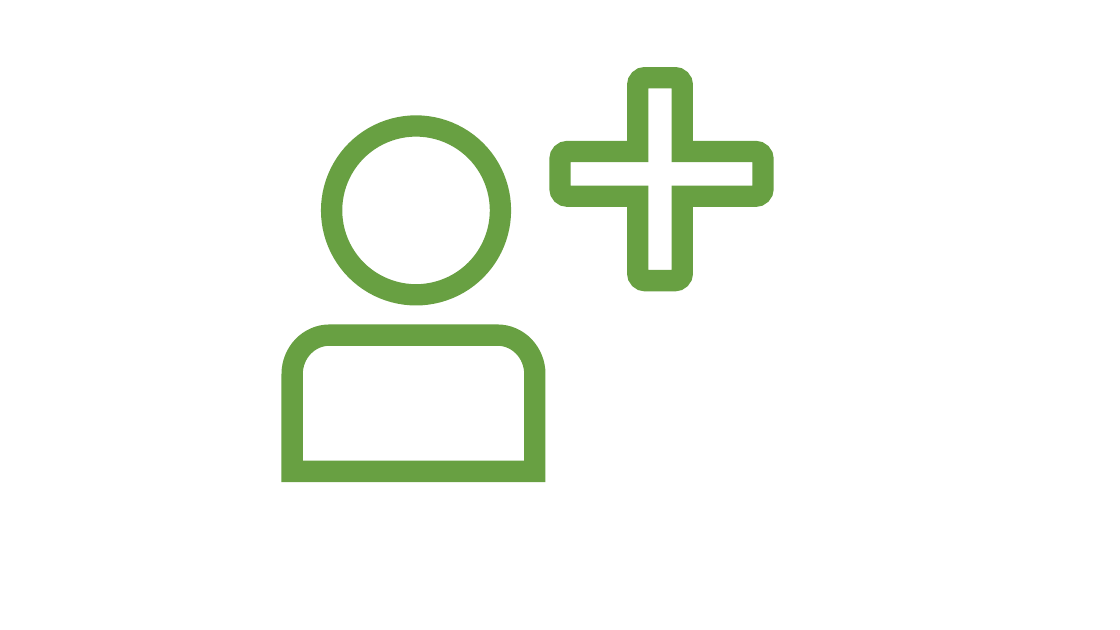
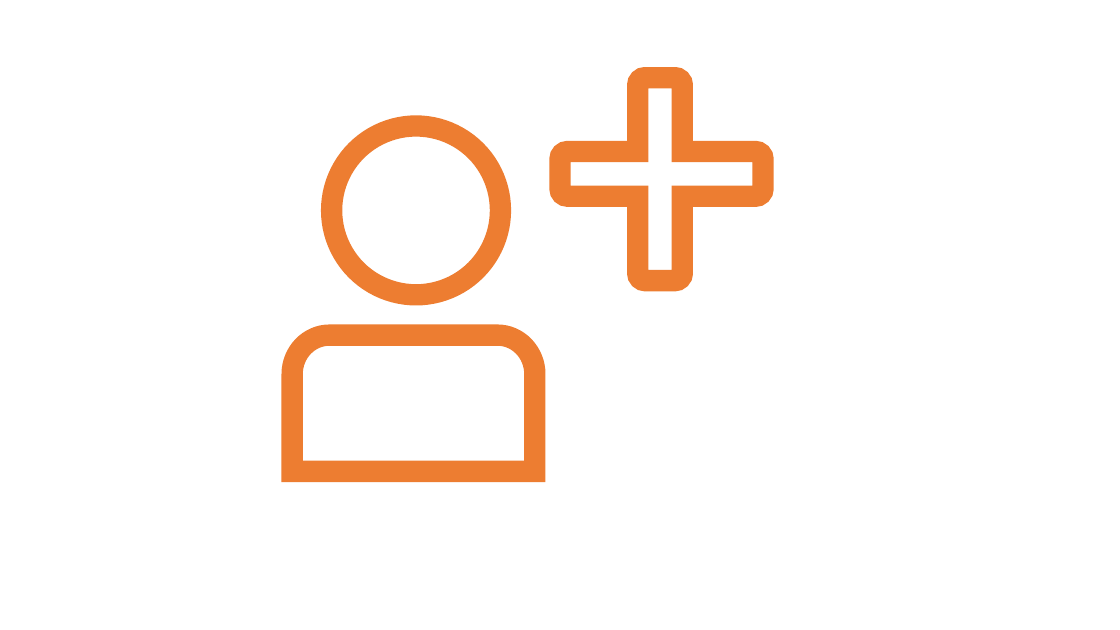
Before and after one commit to tomodachii/food-review, a slide deck: slide 1 of frontend/Test-icon.pptx. Drawn at 1120x630 pixels with LibreOffice and Linux fonts; fonts in the diff are those of the drawing. Boxes give left, top, right and bottom in pixels: in the first picture for what was removed or moved away, otherwise in the second. Text is boxed around its words. In the diff, an @@ line names an element or a change of style, - is before the commit and + after.

```diff
--- a/frontend/Test-icon.pptx
+++ b/frontend/Test-icon.pptx
@@ outline #68A042 18.25 pt to #ED7D31 18.25 pt in 3 elements at [332,126,501,295], [292,335,535,471], [560,78,764,281] @@
```
Also in this commit, not shown: 1 other slide changed, 4 other files.
